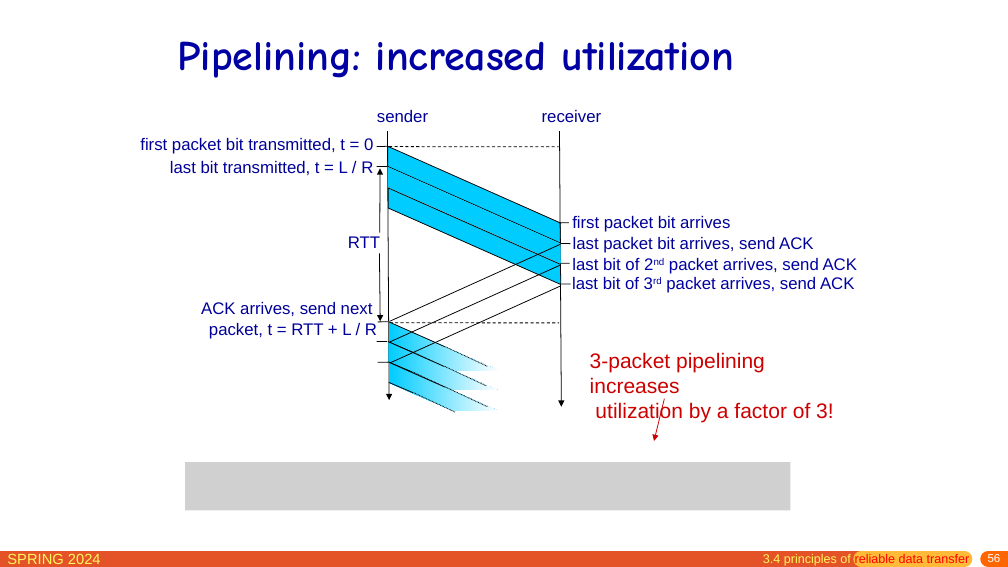
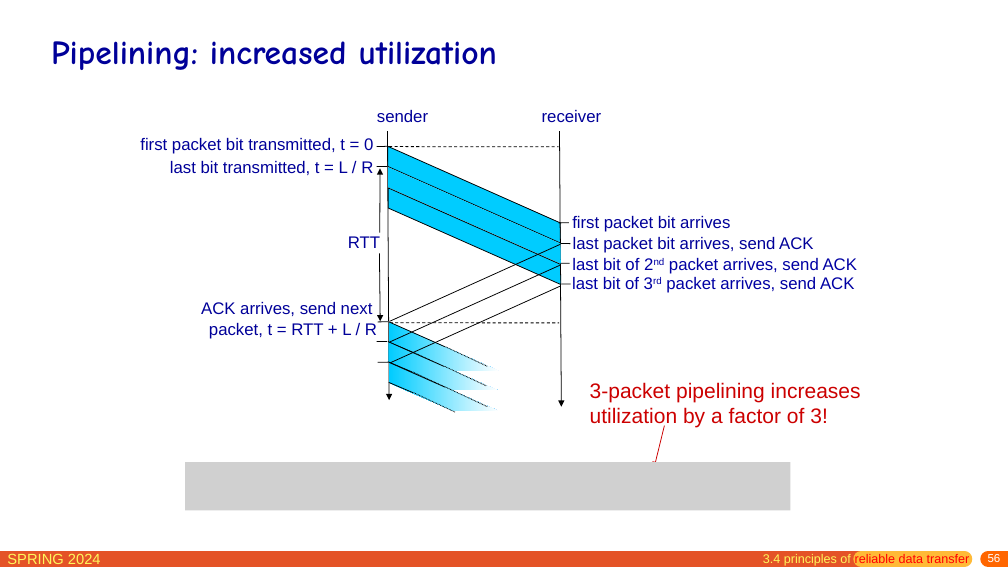
Before and after one commit to network-whu/slides, a slide deck: slide 56 of pptx/chapter3.pptx. Drawn at 1008x567 pixels with LibreOffice and Linux fonts; fonts in the diff are those of the drawing; grey boxes stand for pictures. Boxes give left, top, right and bottom in pixels: in the first picture for what was removed or moved away, otherwise in the second. Text is boxed around its words. In the diff, an @@ line names an element or a change of style, - is before the commit and + after.

```diff
--- a/pptx/chapter3.pptx
+++ b/pptx/chapter3.pptx
@@ title "Pipelining: increased utilization": place and size @@
-title "Pipelining: increased utilization" at (178,41,734,78)
+title "Pipelining: increased utilization" at (51,41,497,70)
@@ title "Pipelining: increased utilization" at (51,41,497,70): size 40 to 32 pt, text colour #0000A3 to #000099 @@
@@ text at (590,382,861,428): text changed @@
-3-packet pipelining increases
-utilization by a factor of 3!
+3-packet pipelining increases utilization by a factor of 3!
@@ arrow moved from (665, 399) - (654, 441) to (665, 426) - (654, 468) @@
```
Also in this commit, not shown: 38 other slides changed.
